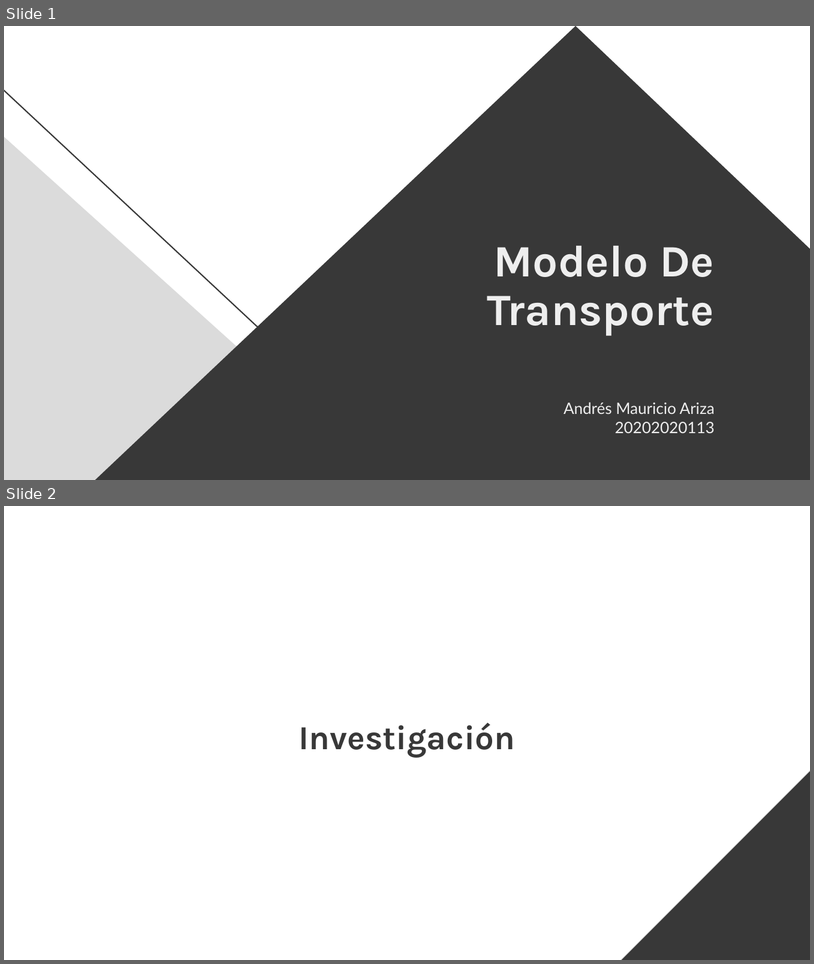
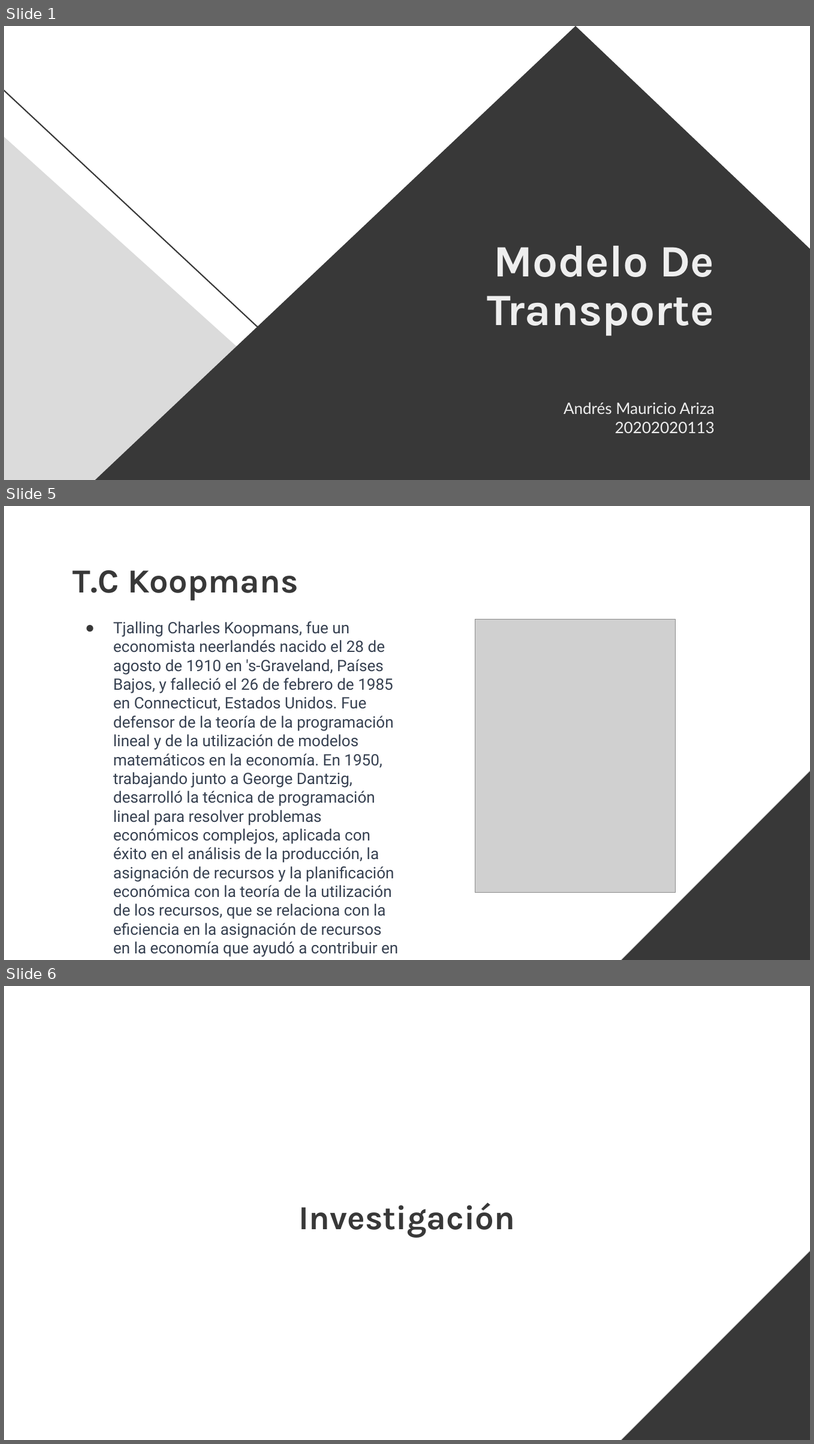
Before and after one commit to Andresmab/IO, a slide deck: Modelo Transporte/Modelo De Transporte.pptx. Shown one above the other, each under a label of ours: slides 1 and 2 before the commit, slides 1, 5 and 6 after it; the slides between them are not shown. The pictures are 814x964 and 814x1444 pixels, drawn with LibreOffice and Linux fonts; fonts in the diff are those of the drawing; grey boxes stand for pictures. Boxes give left, top, right and bottom in pixels: in the first picture for what was removed or moved away, otherwise in the second. Text is boxed around its words. In the diff, an @@ line names an element or a change of style, - is before the commit and + after.

```diff
--- a/Modelo Transporte/Modelo De Transporte.pptx
+++ b/Modelo Transporte/Modelo De Transporte.pptx
@@ slide 5 added at (4,506,810,960), background #FFFFFF; not listed: 1 template element that a slide beside it also shows @@
@@ title added at (73,570,298,600), 40 pt, text #383838, bold @@
+T.C Koopmans
@@ text added at (113,621,398,957), 18.7 pt, text #374151 @@
+● Tjalling Charles Koopmans, fue un economista neerlandés nacido el 28 de agosto de 1910 en 's-Graveland, Países Bajos, y falleció el 26 de febrero de 1985 en Connecticut, Estados Unidos. Fue defensor de la teoría de la programación lineal y de la utilización de modelos matemáticos en la economía. En 1950, trabajando junto a George Dantzig, desarrolló la técnica de programación lineal para resolver problemas económicos complejos, aplicada con éxito en el análisis de la producción, la asignación de recursos y la planificación económica con la teoría de la utilización de los recursos, que se relaciona con la eficiencia en la asignación de recursos en la economía que ayudó a contribuir en el modelo de transporte200
@@ picture added at (475,619,676,892) @@
@@ what was slide 2 is now slide 6 @@
```
Also in this commit, not shown: 6 other slides added, 1 slide removed.
